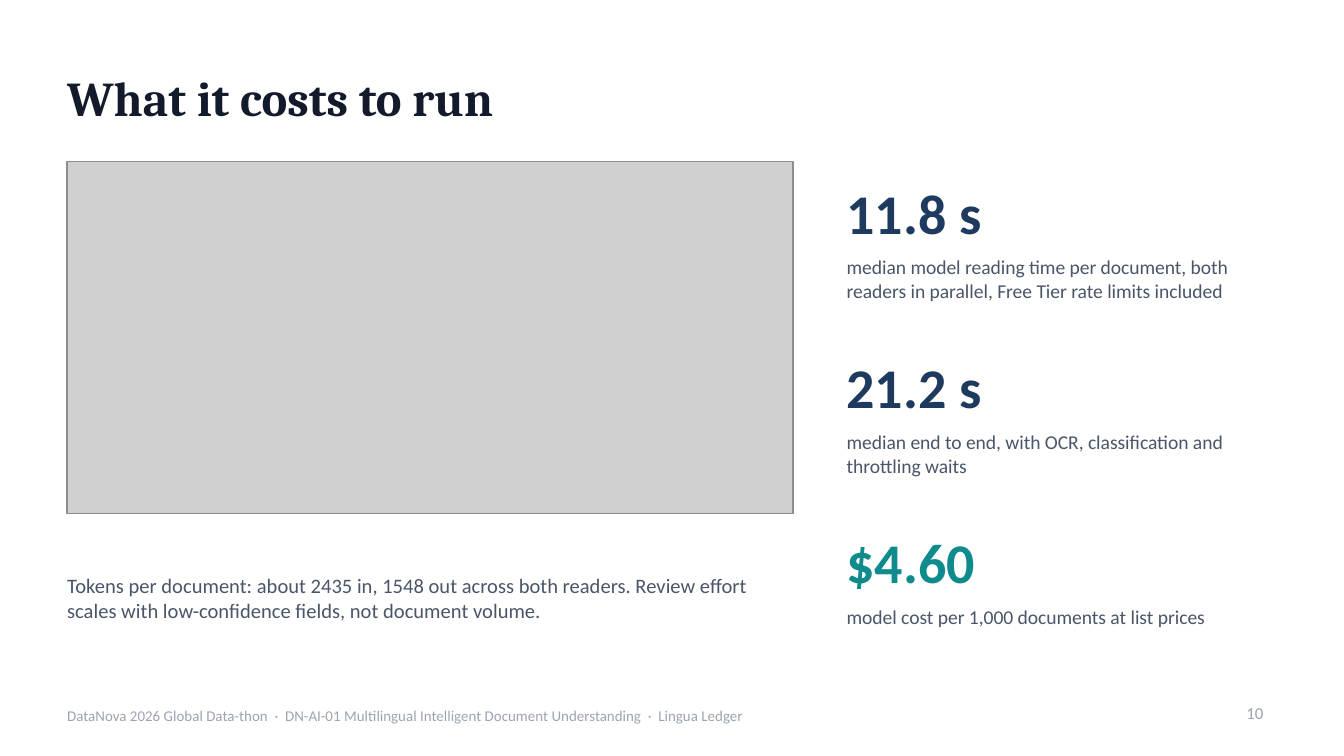
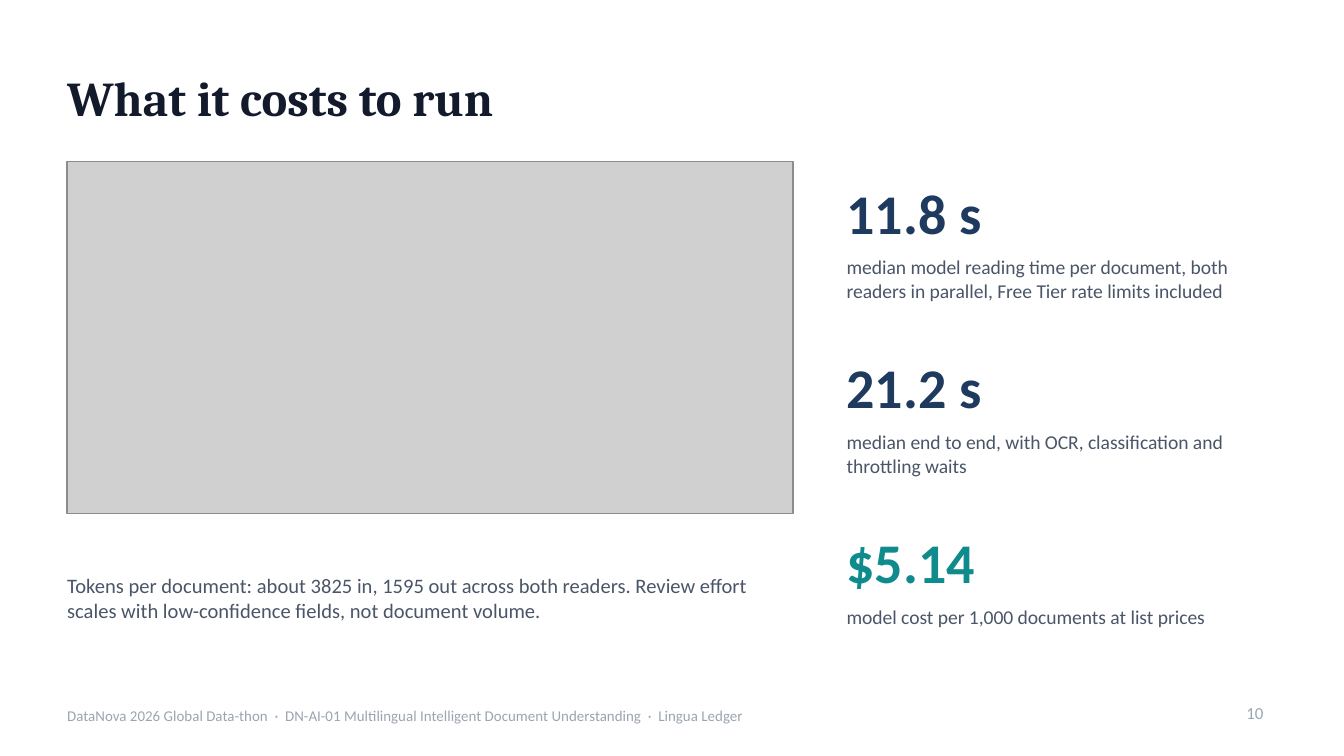
Before and after one commit to rishavnaskar/lingua-ledger, a slide deck: slide 10 of deck/LinguaLedger-DataNova2026-Round1.pptx. Drawn at 1344x756 pixels with LibreOffice and Linux fonts; fonts in the diff are those of the drawing; grey boxes stand for pictures. Boxes give left, top, right and bottom in pixels: in the first picture for what was removed or moved away, otherwise in the second. Text is boxed around its words. In the diff, an @@ line names an element or a change of style, - is before the commit and + after.

Commit message:
Arbiter for reader disputes, anomaly checks with vendor memory, learning from review
The arbiter sends a crop around both candidate values to the vision model when
the readers disagree. Measured on the 198-document run: overriding values did
not help (76.3% to 75.4% on disputed fields), so the verdict is a confidence
signal by default (ECE 0.022 to 0.016). Deterministic anomaly checks compare a
document against a ledger memory of posted vendors. Reviewer decisions refit the
isotonic calibrator on the spot; the web shows the effect before and after.

```diff
--- a/deck/LinguaLedger-DataNova2026-Round1.pptx
+++ b/deck/LinguaLedger-DataNova2026-Round1.pptx
@@ text at (x1=847, y1=546, x2=975, y2=589): text changed @@
-$4.60
+$5.14
@@ text at (x1=67, y1=578, x2=747, y2=620): text changed @@
-Tokens per document: about 2435 in, 1548 out across both readers. Review effort scales with low-confidence fields, not document volume.
+Tokens per document: about 3825 in, 1595 out across both readers. Review effort scales with low-confidence fields, not document volume.
```
Also in this commit, not shown: 4 other slides changed, 39 other files.
